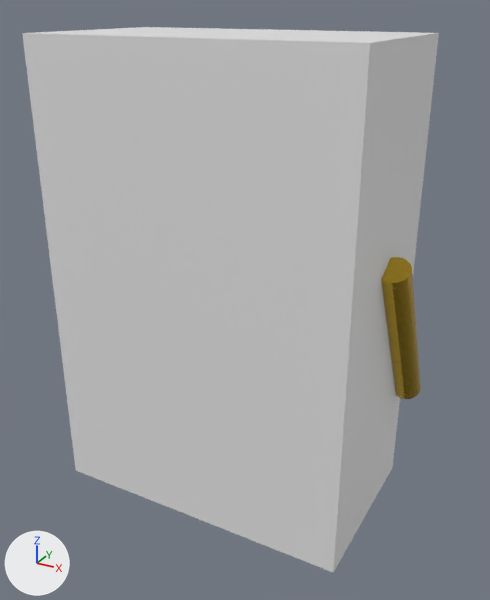
Two versions of the glTF model assets/models/time_clock_84.glb, one commit apart.
Both versions are drawn from a 50 mm lens placed at (0.423, -0.736, 0.643), pointed at (0.018, -0.001, 0.276). Every picture has the same lights, and +X, +Y and +Z are marked at lower left. The older version comes first. Where no turn or scale is listed for an object, it has been applied to the vertices. Vertices at exactly the same position are counted once.

Objects in the first picture: 'TimeClock-col', 'TimeClock_Lever'.
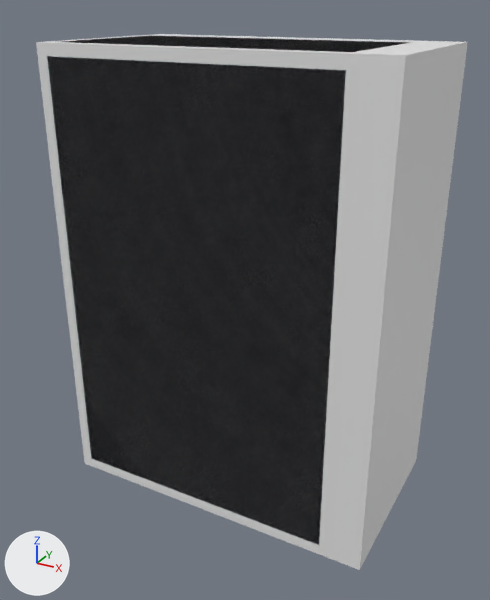
Where the newer file only moved an object's origin or applied its transform, the numbers keep the older frame.

The change in detail:
me_cube_002 is used by ob_timeclock_col; location (0.0, 0.0, 0.3).
me_cube_002 had 8 vertices, 12 faces and spanned x -0.21..0.21, y -0.12..0.12, z -0.31..0.31.
me_cube_002 now has 8 vertices, 12 faces and spans x -0.22..0.22, y -0.125..0.125, z -0.3..0.3.
me_cube_002 part 1: the whole mesh is scaled about its middle by (1.05, 1.04, 0.968).
Object 'TimeClock-col' (ob_timeclock_col) moves from (0.0, 0.0, 0.3) to (0.02, 0.015, 0.3).

Pixel boxes (x1, y1, x2, y2) of what changed, in the pictures (490 x 600 px):
'TimeClock-col', moved, rescaled
    before: (22, 27, 439, 573)
    after: (36, 34, 468, 570)
'TimeClock_Body', unchanged, uncovered by the edit
    after: (47, 36, 411, 545)
'TimeClock_Lever', unchanged, covered by the edit
    before: (381, 257, 421, 399)
